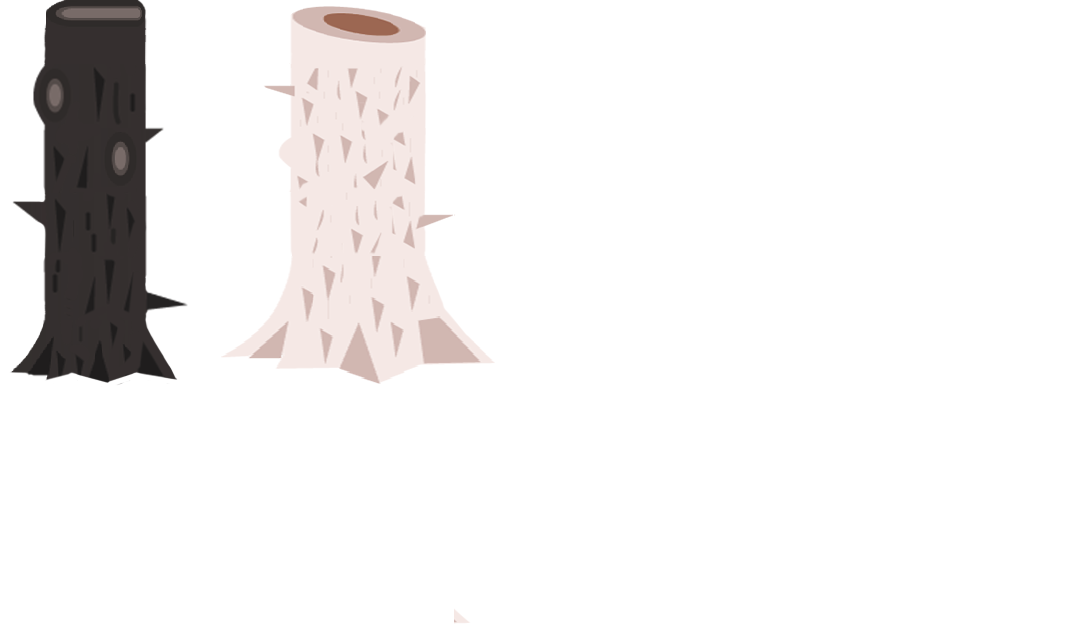
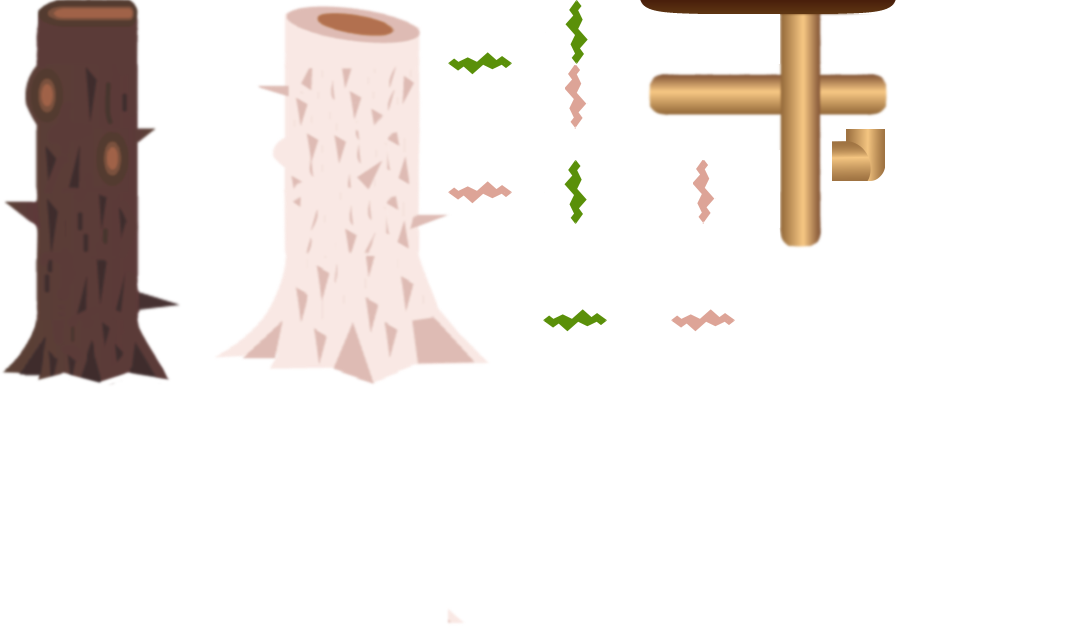
Revision of a layered 1088x640 image; what changed, layer by layer:
added layer "Layer 2" above "mush overlay" over [832, 129, 885, 181]
added layer "mush overlay" above "white v copy" over [640, 0, 896, 249]
added layer "white v copy" above "white v" over [693, 160, 716, 224]
added layer "white v" above "white h copy" over [565, 65, 588, 129]
added layer "white h copy" above "white h" over [671, 309, 735, 332]
added layer "white h" above "green v copy" over [448, 181, 512, 204]
added layer "green v copy" above "green v" over [544, 160, 587, 224]
added layer "green v" above "green h copy" over [545, 0, 588, 64]
added layer "green h copy" above "green h" over [543, 309, 607, 332]
added layer "green h" above "Levels 1" over [448, 52, 512, 75]
painted on "tree_W@1x" over [215, 4, 495, 625]
painted on "Layer 1" over [1, 0, 255, 387]
